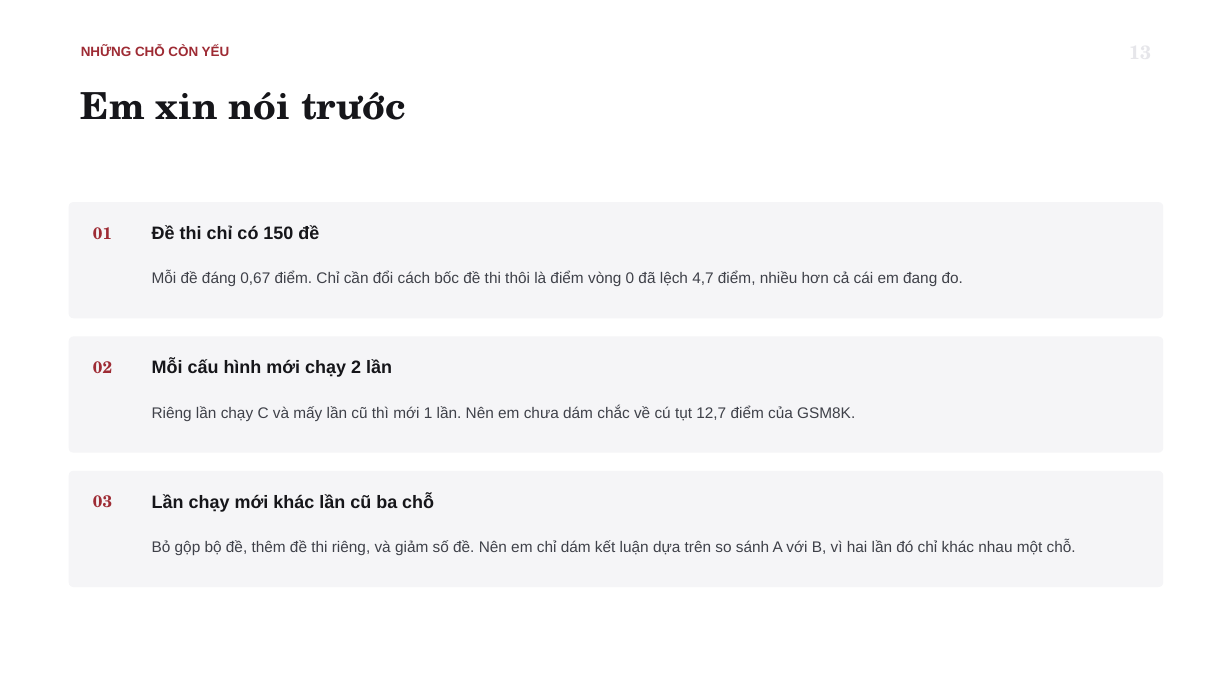
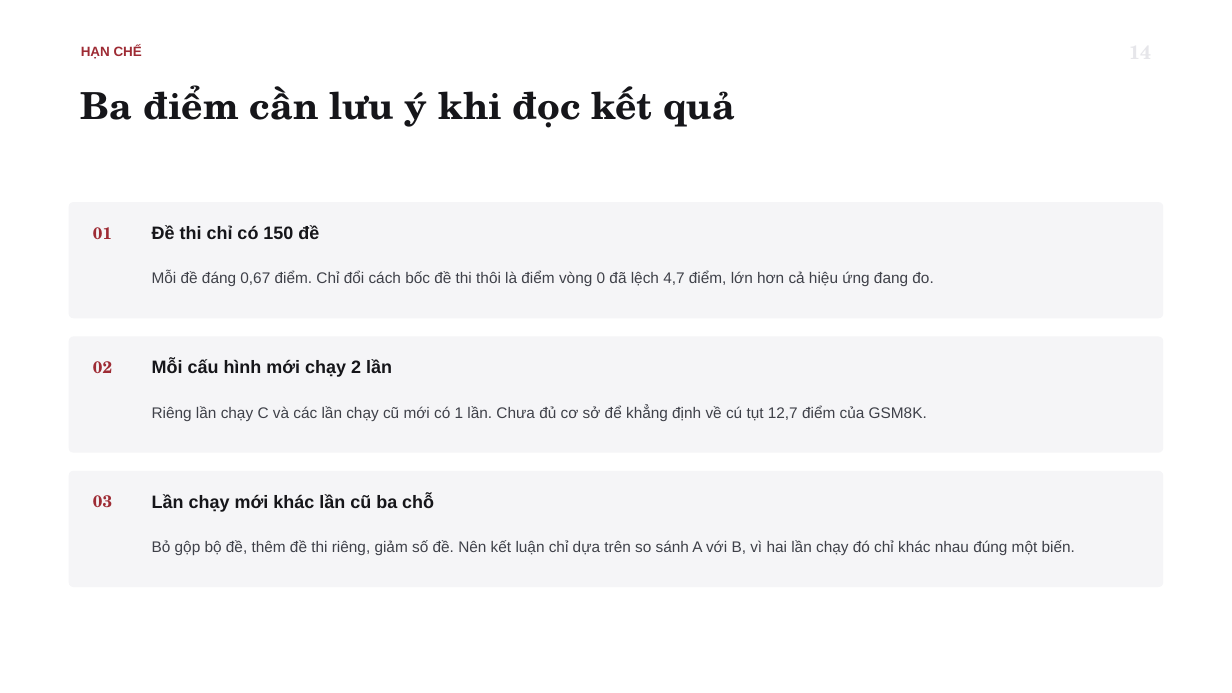
Before and after one commit to tsan2711/DACNTT_2026, a slide deck: slide 16 of BaoCaoTienDo_Tuan1-3_52300057_52300006.pptx (slide 15 before the commit). Drawn at 1232x693 pixels with LibreOffice and Linux fonts; fonts in the diff are those of the drawing. Boxes give left, top, right and bottom in pixels: in the first picture for what was removed or moved away, otherwise in the second. Text is boxed around its words. In the diff, an @@ line names an element or a change of style, - is before the commit and + after.

```diff
--- a/BaoCaoTienDo_Tuan1-3_52300057_52300006.pptx
+++ b/BaoCaoTienDo_Tuan1-3_52300057_52300006.pptx
@@ text at (81,46,142,59): text changed @@
-NHỮNG CHỖ CÒN YẾU
+HẠN CHẾ
@@ text at (81,85,735,128): text changed @@
-Em xin nói trước
+Ba điểm cần lưu ý khi đọc kết quả
@@ text at (152,271,933,286): text changed @@
-Mỗi đề đáng 0,67 điểm. Chỉ cần đổi cách bốc đề thi thôi là điểm vòng 0 đã lệch 4,7 điểm, nhiều hơn cả cái em đang đo.
+Mỗi đề đáng 0,67 điểm. Chỉ đổi cách bốc đề thi thôi là điểm vòng 0 đã lệch 4,7 điểm, lớn hơn cả hiệu ứng đang đo.
@@ text at (152,405,927,421): text changed @@
-Riêng lần chạy C và mấy lần cũ thì mới 1 lần. Nên em chưa dám chắc về cú tụt 12,7 điểm của GSM8K.
+Riêng lần chạy C và các lần chạy cũ mới có 1 lần. Chưa đủ cơ sở để khẳng định về cú tụt 12,7 điểm của GSM8K.
@@ text at (152,540,1075,555): text changed @@
-Bỏ gộp bộ đề, thêm đề thi riêng, và giảm số đề. Nên em chỉ dám kết luận dựa trên so sánh A với B, vì hai lần đó chỉ khác nhau một chỗ.
+Bỏ gộp bộ đề, thêm đề thi riêng, giảm số đề. Nên kết luận chỉ dựa trên so sánh A với B, vì hai lần chạy đó chỉ khác nhau đúng một biến.
```
Also in this commit, not shown: 15 other slides changed, 1 slide added, 2 other files.
